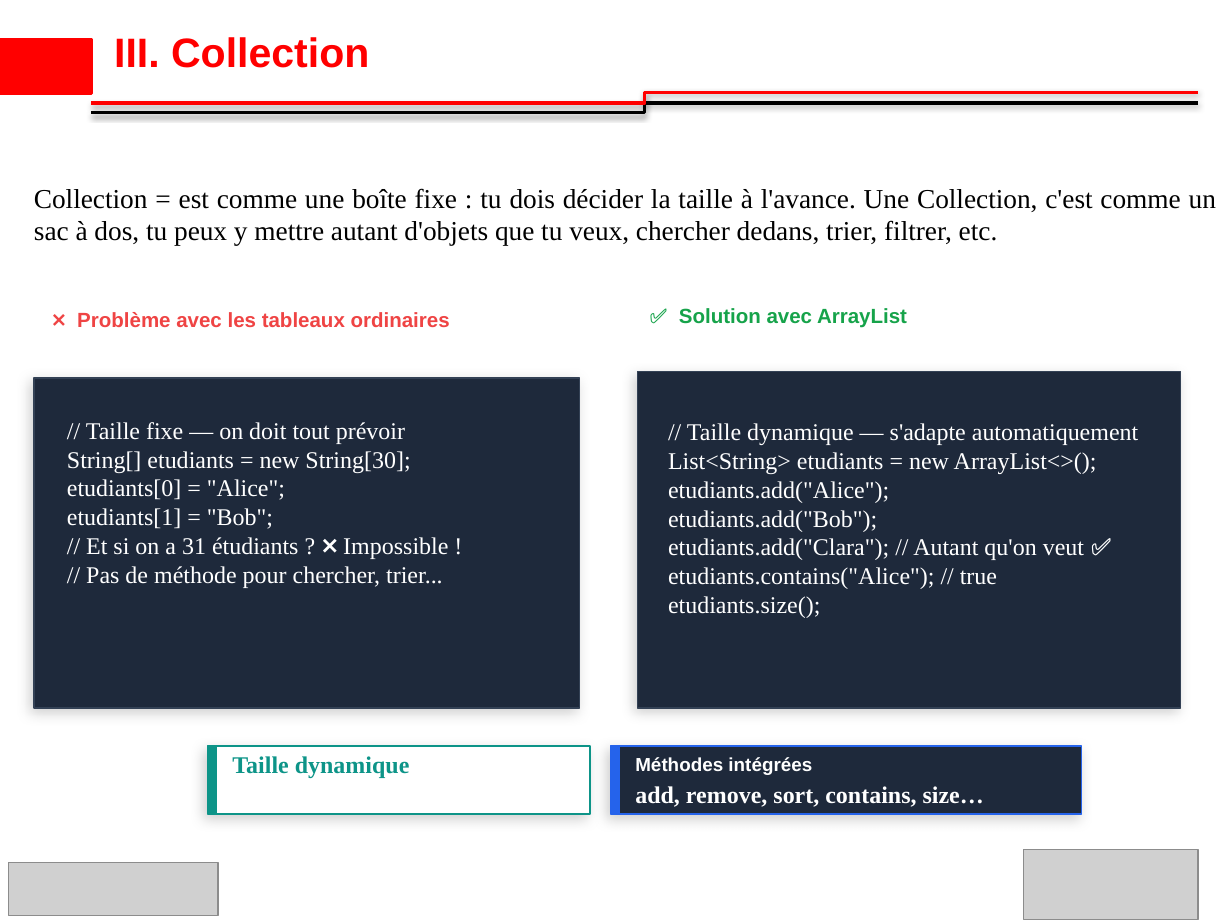
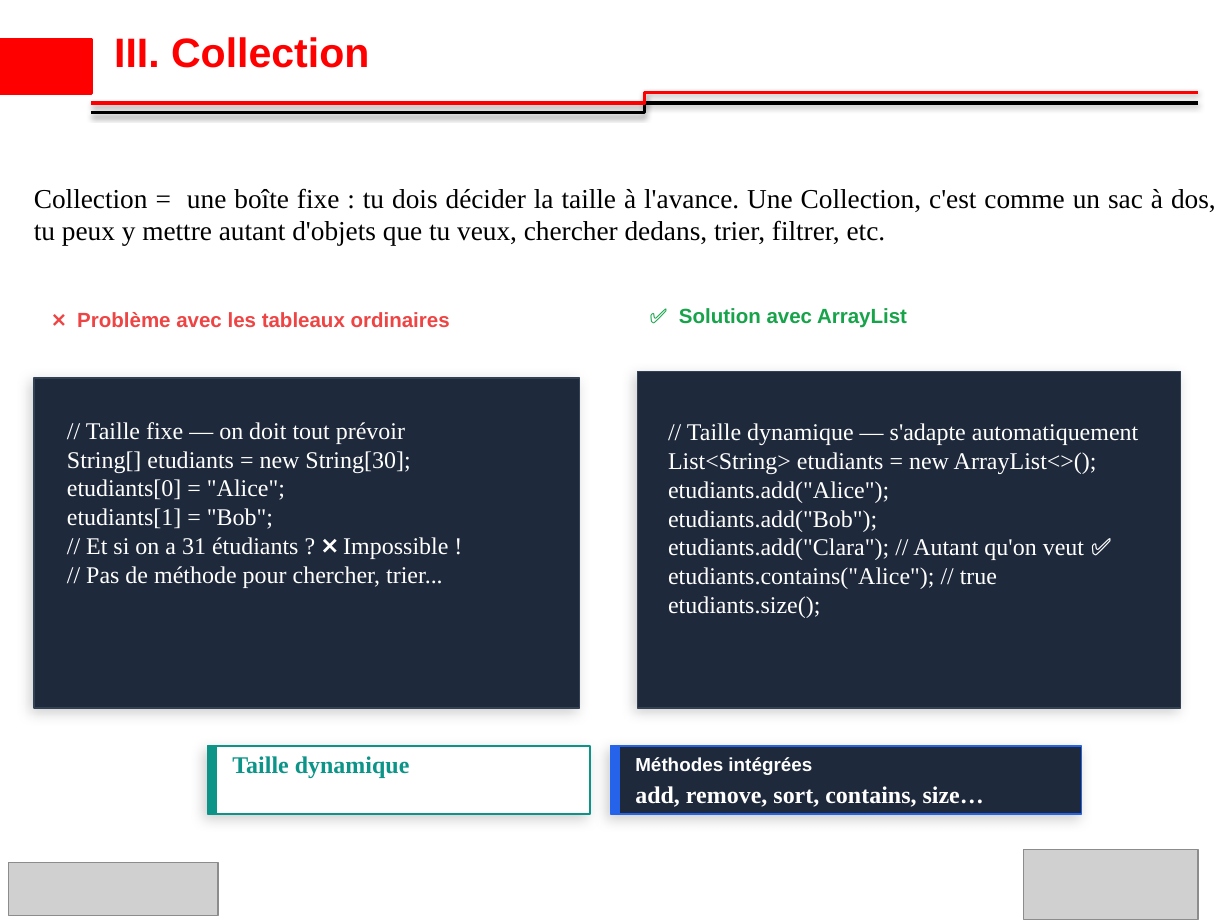
Before and after one commit to ibrahimsava/Osis-training-in-java, a slide deck: slide 9 of osis_presentation_Ibrahim_SAVADOGO_S3.pptx. Drawn at 1232x924 pixels with LibreOffice and Linux fonts; fonts in the diff are those of the drawing; grey boxes stand for pictures; background and template pictures are left out. Boxes give left, top, right and bottom in pixels: in the first picture for what was removed or moved away, otherwise in the second. Text is boxed around its words. In the diff, an @@ line names an element or a change of style, - is before the commit and + after.

```diff
--- a/osis_presentation_Ibrahim_SAVADOGO_S3.pptx
+++ b/osis_presentation_Ibrahim_SAVADOGO_S3.pptx
@@ text at bbox=[34, 188, 1216, 246]: text changed @@
-Collection = est comme une boîte fixe : tu dois décider la taille à l'avance. Une Collection, c'est comme un sac à dos, tu peux y mettre autant d'objets que tu veux, chercher dedans, trier, filtrer, etc.
+Collection = une boîte fixe : tu dois décider la taille à l'avance. Une Collection, c'est comme un sac à dos, tu peux y mettre autant d'objets que tu veux, chercher dedans, trier, filtrer, etc.
```
Also in this commit, not shown: 4 other slides changed, 5 other files.
